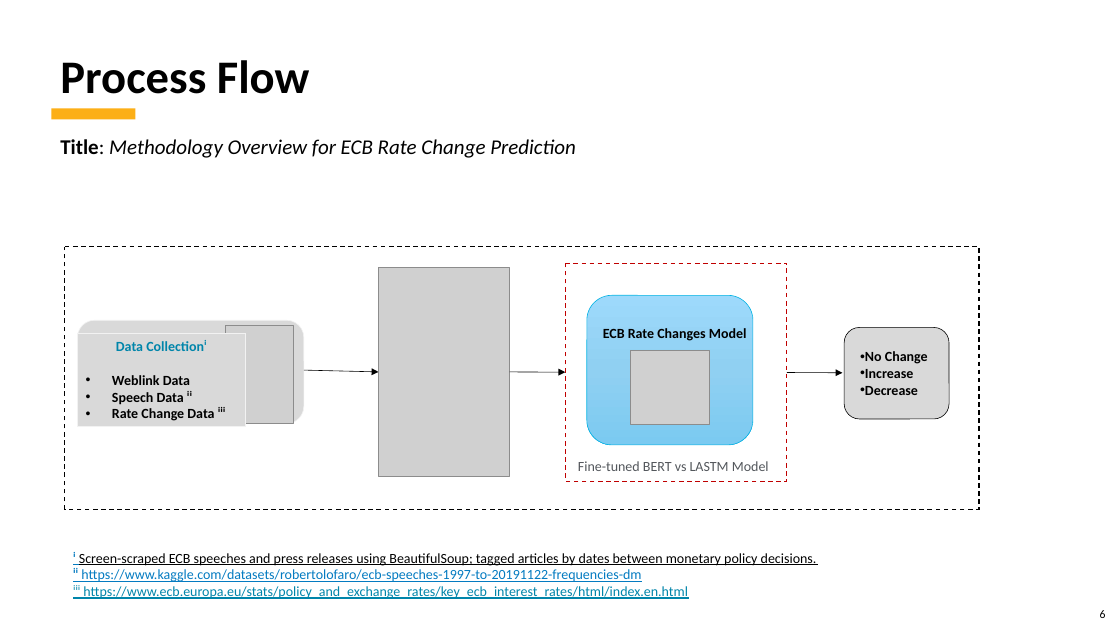
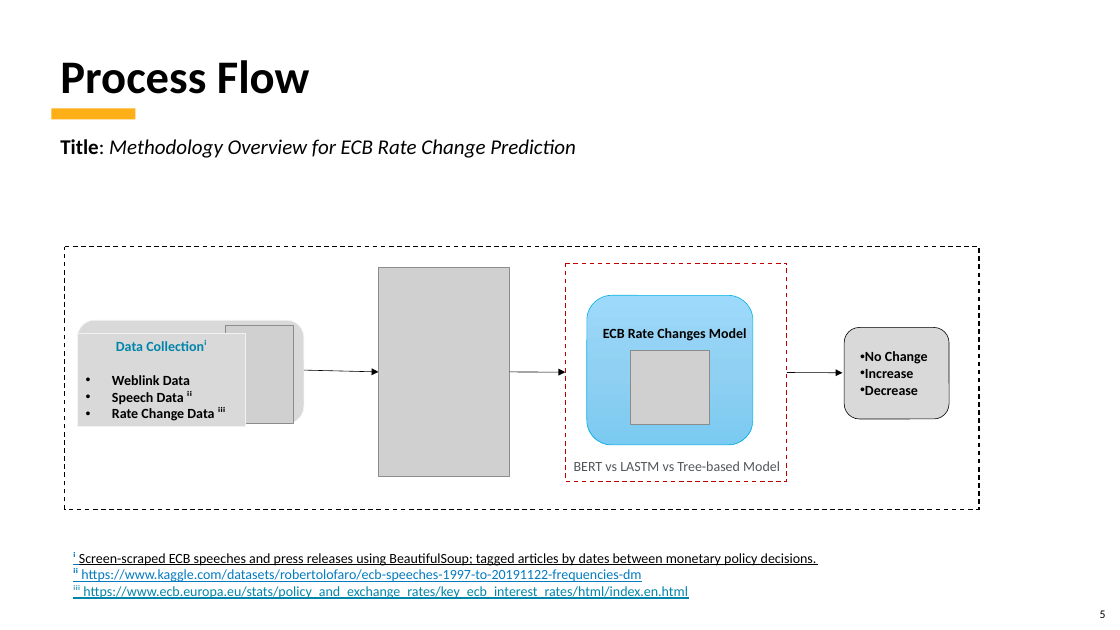
Before and after one commit to kubernetes-world/3666-ANLP-Predicting-ECB-Monetary-Policy, a slide deck: slide 5 of 3666 ANLP - Predicting ECB Monetary Policy.Final Project.pptx (slide 6 before the commit). Drawn at 1120x630 pixels with LibreOffice and Linux fonts; fonts in the diff are those of the drawing; grey boxes stand for pictures; background and template pictures are left out. Boxes give left, top, right and bottom in pixels: in the first picture for what was removed or moved away, otherwise in the second. Text is boxed around its words. In the diff, an @@ line names an element or a change of style, - is before the commit and + after.

```diff
--- a/3666 ANLP - Predicting ECB Monetary Policy.Final Project.pptx
+++ b/3666 ANLP - Predicting ECB Monetary Policy.Final Project.pptx
@@ text at [574, 461, 780, 471]: text changed @@
-Fine-tuned BERT vs LASTM Model
+BERT vs LASTM vs Tree-based Model
@@ page number at [1100, 610, 1106, 618]: text changed @@
-6
+5
```
Also in this commit, not shown: 4 other slides changed, 2 slides added, 1 other file.
